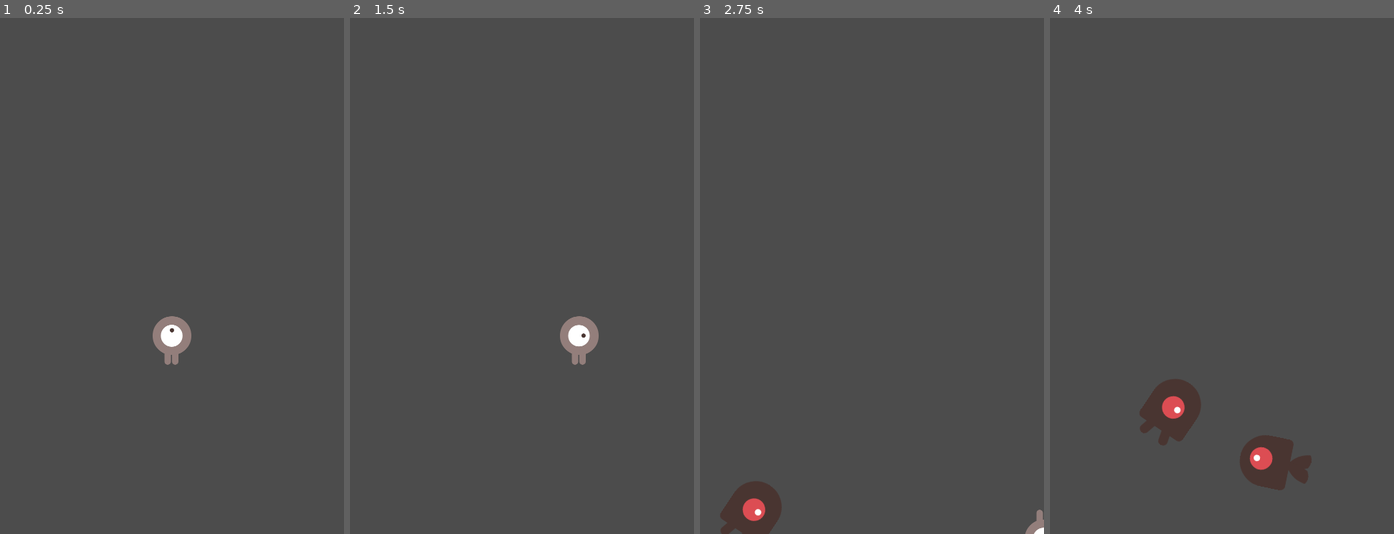
Above: before the commit, frames 1-4 (left to right).
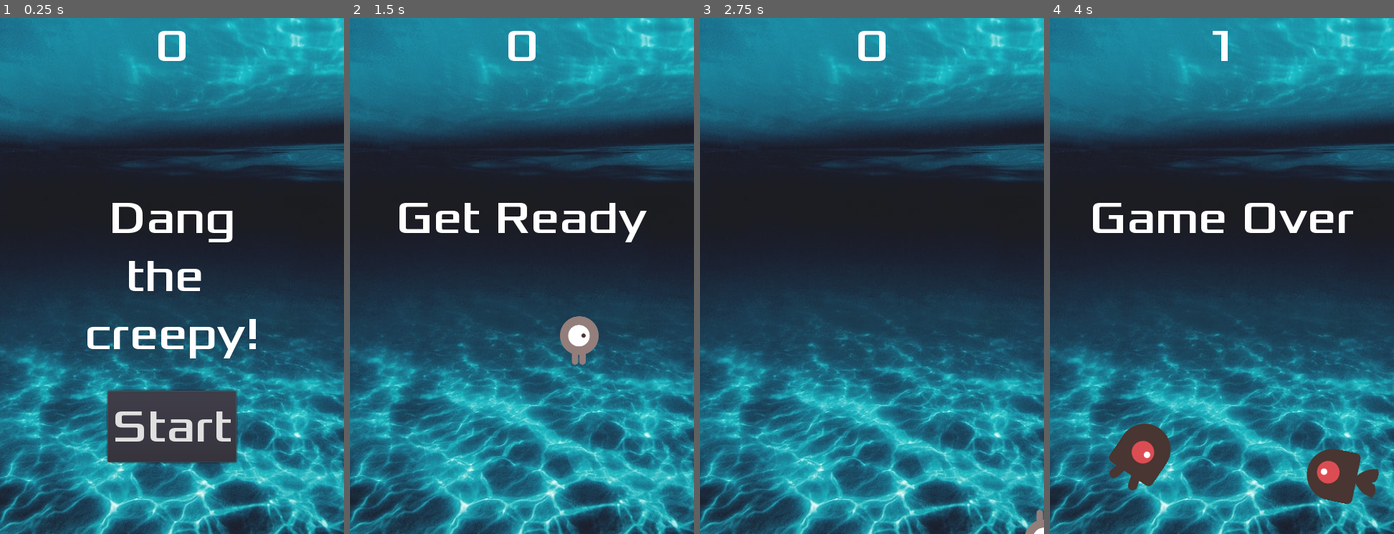
Above: after the commit, the same moments.

Repository: ktfth/experiment-godot-2d
Game: Godot game, scene res://Main.tscn
Same seed, same stepped clock (60 frames per second), same inputs: the game is played once before the commit and once after it.
Inputs (mouse positions are in pixels of both pictures, inside the frame that each line leads up to):
- Up to frame 1 (0.25 s): no input
- Up to frame 2 (1.5 s): click (522, 425) at 0.5 s, where only the run after the commit has a clickable "Start"; tap Enter (start_game, bound only after the commit) at 1.25, 1.35 s; hold Right (move_right) from 1.28 s (still down)
- Up to frame 3 (2.75 s): release Right (move_right) at 2.03 s; hold Down (move_down) from 2.03 s (still down); tap Enter (start_game, bound only after the commit) at 2.1 s
- Up to frame 4 (4 s): release Down (move_down) at 2.78 s; hold Right (move_right) 2.78-3.53 s; tap Enter (start_game, bound only after the commit) at 2.85, 3.6 s; hold Up (move_up) from 3.53 s (still down)

The runs differ from the first frame. In frame 1, 96% of the frame differs, in the area x 0-100%, y 0-100%; in frame 2, 99%; in frame 3, 100%; in frame 4, 100%.

Commit message:
Completed

Diff:
--- /dev/null
+++ b/HUD.gd
@@ -0,0 +1,42 @@
+extends CanvasLayer
+
+signal start_game
+
+# Declare member variables here. Examples:
+# var a = 2
+# var b = "text"
+
+
+# Called when the node enters the scene tree for the first time.
+func _ready():
+	pass # Replace with function body.
+
+# Called every frame. 'delta' is the elapsed time since the previous frame.
+#func _process(delta):
+#	pass
+
+func show_message(text):
+	$Message.text = text
+	$Message.show()
+	$MessageTimer.start()
+
+func show_game_over():
+	show_message("Game Over")
+
+	yield($MessageTimer, "timeout")
+
+	$Message.text = "Dodge the\nCreeps!"
+	$Message.show()
+
+	yield(get_tree().create_timer(1), "timeout")
+	$StartButton.show()
+
+func update_score(score):
+	$ScoreLabel.text = str(score)
+
+func _on_MessageTimer_timeout():
+	$Message.hide()
+
+func _on_StartButton_pressed():
+	$StartButton.hide()
+	emit_signal("start_game")
--- /dev/null
+++ b/HUD.tscn
@@ -0,0 +1,59 @@
+[gd_scene load_steps=6 format=2]
+
+[ext_resource path="res://fonts/Xolonium-Regular.ttf" type="DynamicFontData" id=1]
+[ext_resource path="res://HUD.gd" type="Script" id=2]
+
+[sub_resource type="DynamicFont" id=1]
+size = 64
+font_data = ExtResource( 1 )
+
+[sub_resource type="InputEventAction" id=2]
+action = "start_game"
+
+[sub_resource type="ShortCut" id=3]
+shortcut = SubResource( 2 )
+
+[node name="HUD" type="CanvasLayer"]
+script = ExtResource( 2 )
+
+[node name="ScoreLabel" type="Label" parent="."]
+anchor_right = 1.0
+margin_bottom = 78.0
+custom_fonts/font = SubResource( 1 )
+text = "0"
+align = 1
+
+[node name="Message" type="Label" parent="."]
+anchor_left = 0.5
+anchor_top = 0.5
+anchor_right = 0.5
+anchor_bottom = 0.5
+margin_left = -240.0
+margin_top = -120.0
+margin_right = 240.0
+margin_bottom = 120.0
+custom_fonts/font = SubResource( 1 )
+text = "Dang
+the
+creepy!"
+align = 1
+
+[node name="StartButton" type="Button" parent="."]
+anchor_left = 0.5
+anchor_top = 1.0
+anchor_right = 0.5
+anchor_bottom = 1.0
+margin_left = -90.0
+margin_top = -200.0
+margin_right = 90.0
+margin_bottom = -100.0
+custom_fonts/font = SubResource( 1 )
+shortcut = SubResource( 3 )
+text = "Start"
+
+[node name="MessageTimer" type="Timer" parent="."]
+wait_time = 2.0
+one_shot = true
+
+[connection signal="pressed" from="StartButton" to="." method="_on_StartButton_pressed"]
+[connection signal="timeout" from="MessageTimer" to="." method="_on_MessageTimer_timeout"]
--- a/Main.gd
+++ b/Main.gd
@@ -11,7 +11,6 @@
 # Called when the node enters the scene tree for the first time.
 func _ready():
 	randomize()
-	new_game()
 
 # Called every frame. 'delta' is the elapsed time since the previous frame.
 #func _process(delta):
@@ -38,6 +37,7 @@
 
 func _on_ScoreTimer_timeout():
 	score += 1
+	$HUD.update_score(score)
 
 func _on_StartTimer_timeout():
 	$MobTimer.start()
@@ -47,8 +47,15 @@
 func game_over():
 	$ScoreTimer.stop()
 	$MobTimer.stop()
+	$HUD.show_game_over()
+	$Music.stop()
+	$DeathSound.play()
 
 func new_game():
 	score = 0
 	$Player.start($StartPosition.position)
 	$StartTimer.start()
+	$HUD.update_score(score)
+	$HUD.show_message("Get Ready")
+	get_tree().call_group("mobs", "queue_free")
+	$Music.play()
--- a/Main.tscn
+++ b/Main.tscn
@@ -1,8 +1,12 @@
-[gd_scene load_steps=5 format=2]
+[gd_scene load_steps=9 format=2]
 
 [ext_resource path="res://Player.tscn" type="PackedScene" id=1]
 [ext_resource path="res://Main.gd" type="Script" id=2]
 [ext_resource path="res://Mob.tscn" type="PackedScene" id=3]
+[ext_resource path="res://HUD.tscn" type="PackedScene" id=4]
+[ext_resource path="res://art/background.jpeg" type="Texture" id=5]
+[ext_resource path="res://art/House In a Forest Loop.ogg" type="AudioStream" id=6]
+[ext_resource path="res://art/gameover.wav" type="AudioStream" id=7]
 
 [sub_resource type="Curve2D" id=1]
 _data = {
@@ -12,6 +16,23 @@
 [node name="Main" type="Node"]
 script = ExtResource( 2 )
 mob_scene = ExtResource( 3 )
+
+[node name="TextureRect" type="TextureRect" parent="."]
+anchor_left = 0.5
+anchor_top = 0.5
+anchor_right = 0.5
+anchor_bottom = 0.5
+margin_left = -500.0
+margin_top = -375.0
+margin_right = 500.0
+margin_bottom = 375.0
+texture = ExtResource( 5 )
+
+[node name="ColorRect" type="ColorRect" parent="."]
+visible = false
+anchor_right = 1.0
+anchor_bottom = 1.0
+color = Color( 0.0901961, 0.0784314, 0.176471, 1 )
 
 [node name="Player" parent="." instance=ExtResource( 1 )]
 
@@ -32,7 +53,16 @@
 
 [node name="MobSpawnLocation" type="PathFollow2D" parent="MobPath"]
 
+[node name="HUD" parent="." instance=ExtResource( 4 )]
+
+[node name="Music" type="AudioStreamPlayer" parent="."]
+stream = ExtResource( 6 )
+
+[node name="DeathSound" type="AudioStreamPlayer" parent="."]
+stream = ExtResource( 7 )
+
 [connection signal="hit" from="Player" to="." method="game_over"]
 [connection signal="timeout" from="MobTimer" to="." method="_on_MobTimer_timeout"]
 [connection signal="timeout" from="ScoreTimer" to="." method="_on_ScoreTimer_timeout"]
 [connection signal="timeout" from="StartTimer" to="." method="_on_StartTimer_timeout"]
+[connection signal="start_game" from="HUD" to="." method="new_game"]
--- a/Mob.tscn
+++ b/Mob.tscn
@@ -30,7 +30,7 @@
 radius = 36.0
 height = 28.0
 
-[node name="Mob" type="RigidBody2D"]
+[node name="Mob" type="RigidBody2D" groups=["mobs"]]
 collision_mask = 0
 gravity_scale = 0.0
 script = ExtResource( 7 )
--- a/project.godot
+++ b/project.godot
@@ -43,6 +43,11 @@
 "events": [ Object(InputEventKey,"resource_local_to_scene":false,"resource_name":"","device":0,"alt":false,"shift":false,"control":false,"meta":false,"command":false,"pressed":false,"scancode":0,"physical_scancode":16777234,"unicode":0,"echo":false,"script":null)
  ]
 }
+start_game={
+"deadzone": 0.5,
+"events": [ Object(InputEventKey,"resource_local_to_scene":false,"resource_name":"","device":0,"alt":false,"shift":false,"control":false,"meta":false,"command":false,"pressed":false,"scancode":0,"physical_scancode":16777221,"unicode":0,"echo":false,"script":null)
+ ]
+}
 
 [physics]
 
Binary file added: art/background.jpeg
Not shown, added: art/background.jpeg.import
Not shown, added: export_presets.cfg
